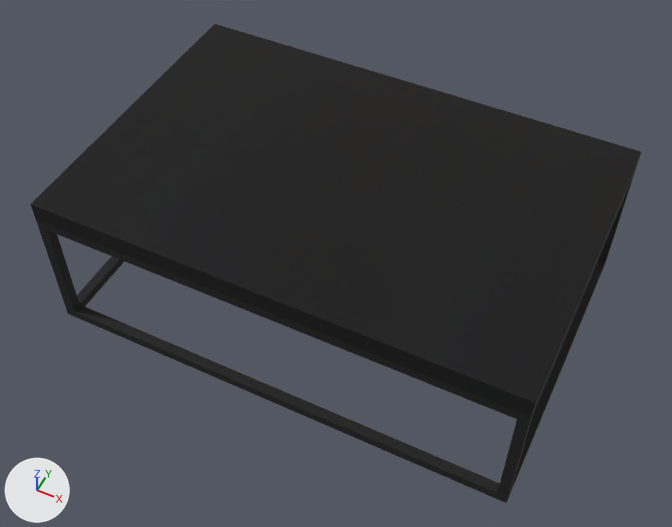
An edit to the COLLADA model fetch_gazebo/models/center_table/meshes/center_table.dae, drawn before and after from the same camera.
Before and after are seen from a 50 mm camera at (1.302, -1.047, 1.893) aimed at (0.606, 0.345, 0.154). Lighting does not change. The marker at lower left points along +X, +Y and +Z. Where no turn or scale is listed for an object, it has been applied to the vertices.

In view in the first picture: 'group_2', 'group_3', 'group_6', 'group_7', 'group_8'.
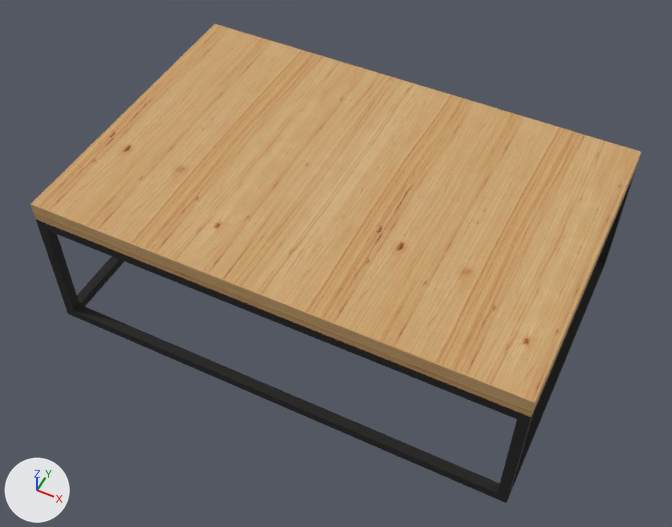
Boxes (x1, y1, x2, y2) around the edits, measured in the pictures (672 x 527 px):
'group_8', surface changed (black to brown)
    both: (31, 24, 641, 417)

Patch to the scene script:
```diff
--- a/fetch_gazebo/models/center_table/meshes/center_table.dae.py
+++ b/fetch_gazebo/models/center_table/meshes/center_table.dae.py
@@ img_material_47_jpg @@
+img_material_47_jpg = load_image('material_47.jpg', 'material_47.jpg', 736, 736, 'sRGB')
@@ mat_defaultmaterial_1 @@
 mat_defaultmaterial_1 = principled_material('DefaultMaterial_1')
-mat_defaultmaterial_1.texture = img_defaultmaterial_1_jpg
+mat_defaultmaterial_1.texture = img_material_47_jpg
 mat_defaultmaterial_1.roughness = 0.9
```
